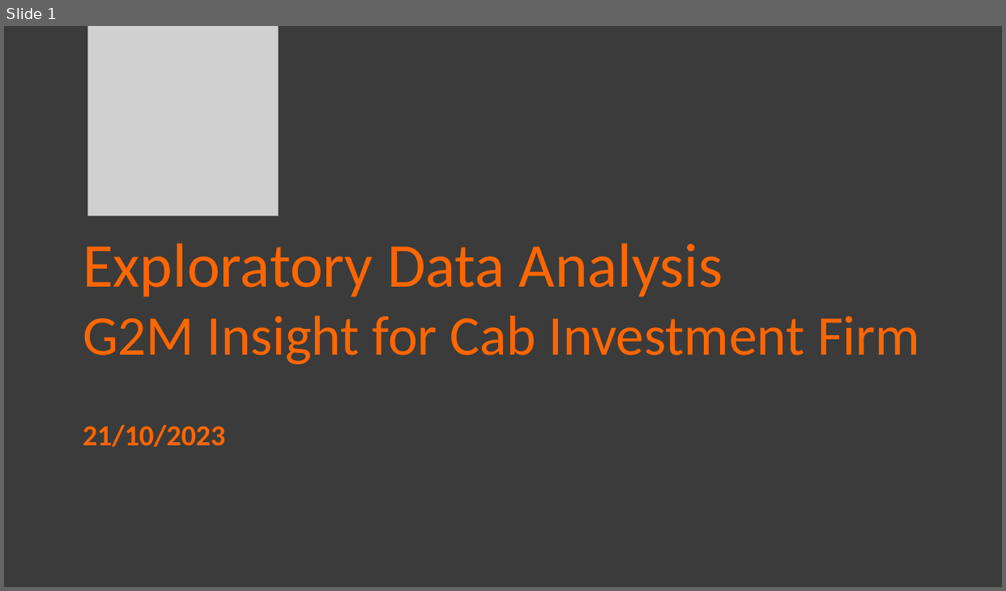
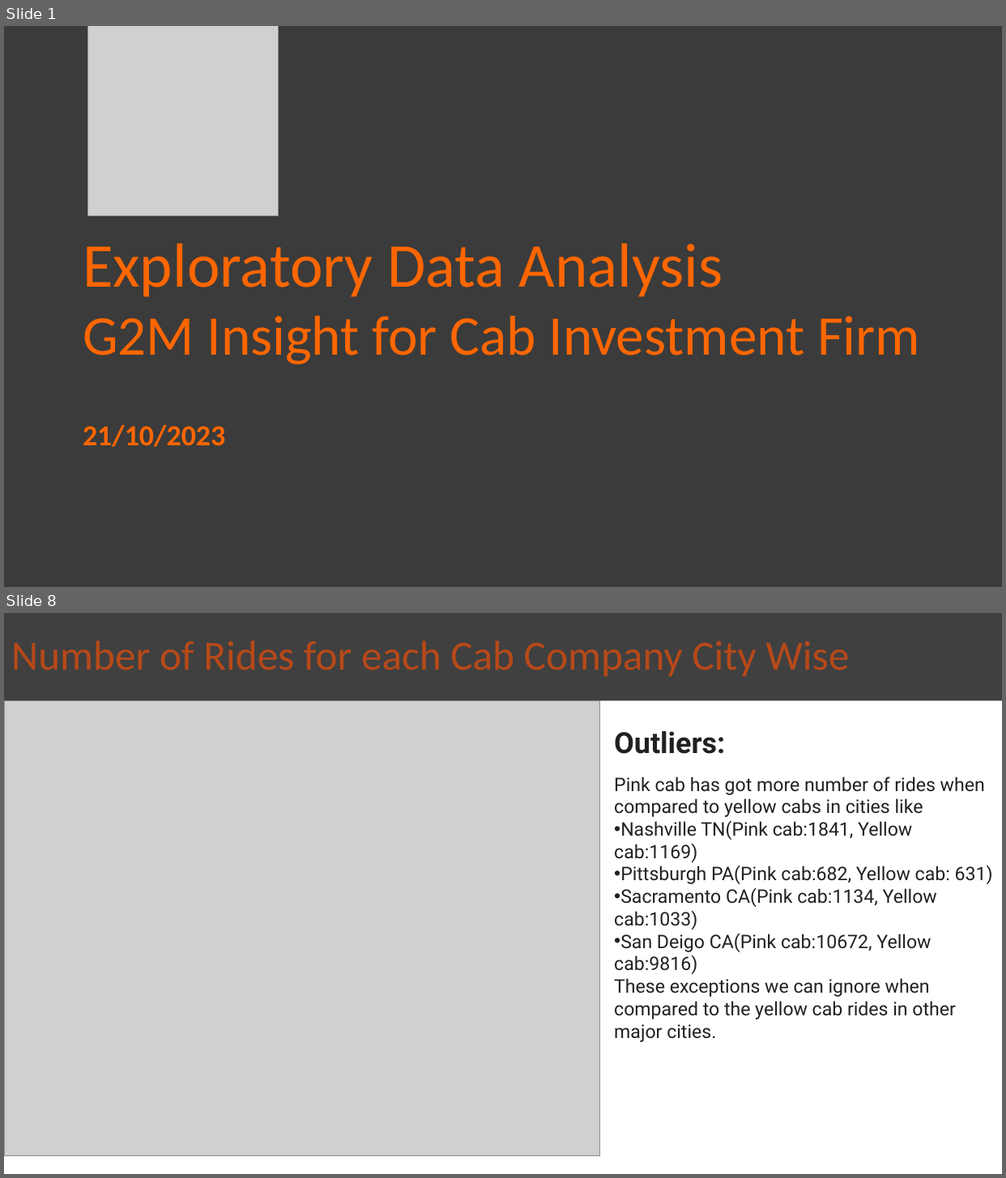
Before and after one commit to NazriJasmal/G2M-Insight-for-Cab-Investment-Firm, a slide deck: G2M Case Study.pptx. Shown one above the other, each under a label of ours: slide 1 before the commit, slides 1 and 8 after it; the slides between them are not shown. The pictures are 1006x591 and 1006x1178 pixels, drawn with LibreOffice and Linux fonts; fonts in the diff are those of the drawing; grey boxes stand for pictures. Boxes give left, top, right and bottom in pixels: in the first picture for what was removed or moved away, otherwise in the second. Text is boxed around its words. In the diff, an @@ line names an element or a change of style, - is before the commit and + after.

```diff
--- a/G2M Case Study.pptx
+++ b/G2M Case Study.pptx
@@ slide 8 added at (4,613,1002,1174), background #FFFFFF @@
@@ title added at (4,613,1002,700), fill #404040, 40 pt, text #B74919 @@
+Number of Rides for each Cab Company City Wise
@@ picture added at (4,700,600,1156) @@
@@ text added at (614,731,993,1042), 18 pt, text #212121 @@
+Outliers:
+Pink cab has got more number of rides when compared to yellow cabs in cities like
+• Nashville TN(Pink cab:1841, Yellow cab:1169)
+• Pittsburgh PA(Pink cab:682, Yellow cab: 631)
+• Sacramento CA(Pink cab:1134, Yellow cab:1033)
+• San Deigo CA(Pink cab:10672, Yellow cab:9816)
+These exceptions we can ignore when compared to the yellow cab rides in other major cities.
```
Also in this commit, not shown: 2 slides changed, 13 other slides added, 3 slides removed.
